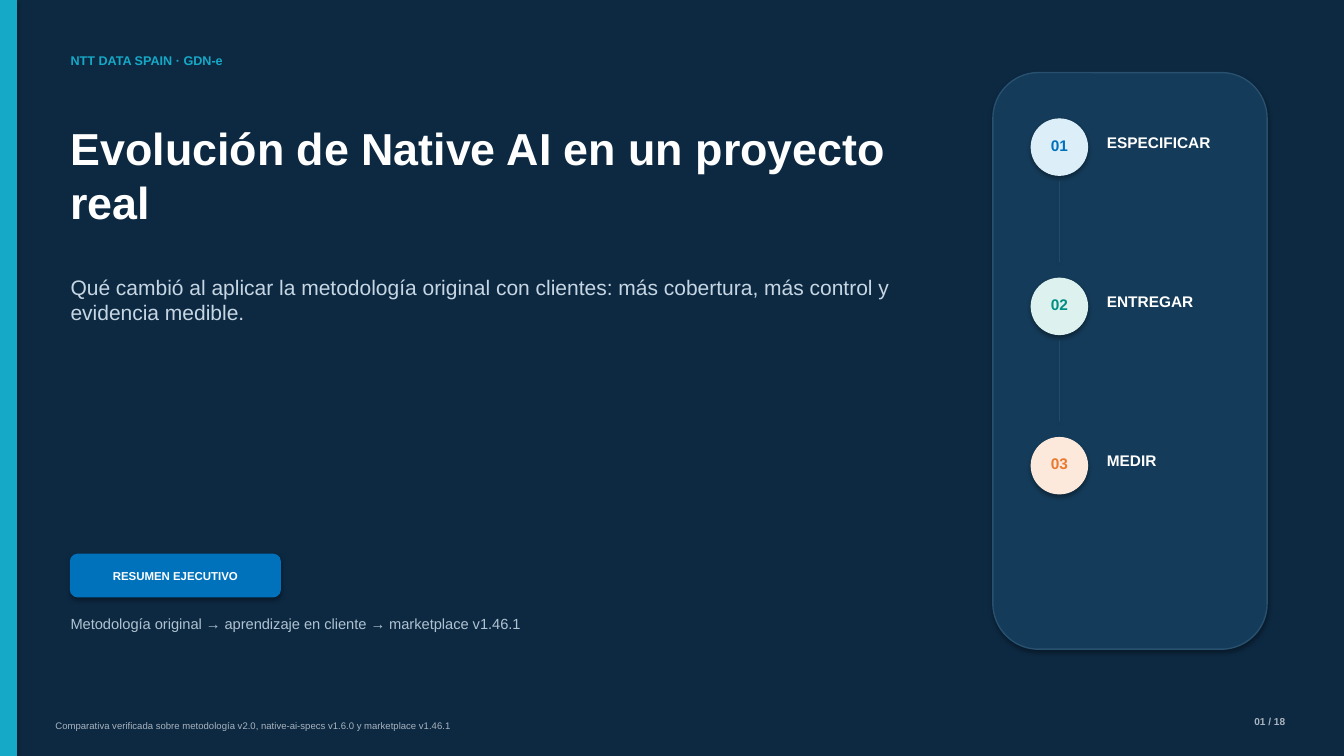
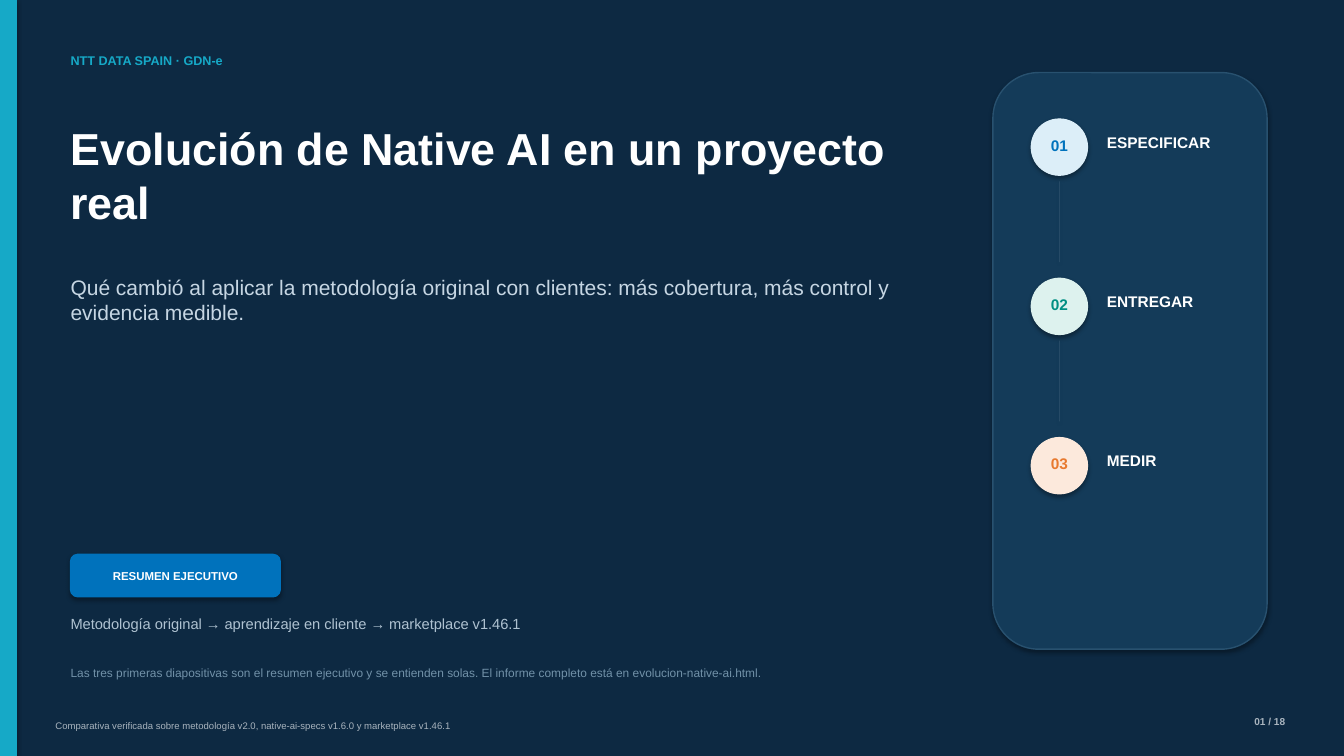
Before and after one commit to grananda/aidd-marketplace, a slide deck: slide 1 of docs/presentaciones/evolucion-native-ai/evolucion-native-ai-v2.pptx. Drawn at 1344x756 pixels with LibreOffice and Linux fonts; fonts in the diff are those of the drawing. Boxes give left, top, right and bottom in pixels: in the first picture for what was removed or moved away, otherwise in the second. Text is boxed around its words. In the diff, an @@ line names an element or a change of style, - is before the commit and + after.

```diff
--- a/docs/presentaciones/evolucion-native-ai/evolucion-native-ai-v2.pptx
+++ b/docs/presentaciones/evolucion-native-ai/evolucion-native-ai-v2.pptx
@@ text added at [71,668,761,679], 8.5 pt, text #7292A9 @@
+Las tres primeras diapositivas son el resumen ejecutivo y se entienden solas. El informe completo está en evolucion-native-ai.html.
```
Also in this commit, not shown: 2 other slides changed, 1 slide added, 1 slide removed, 4 other files.
